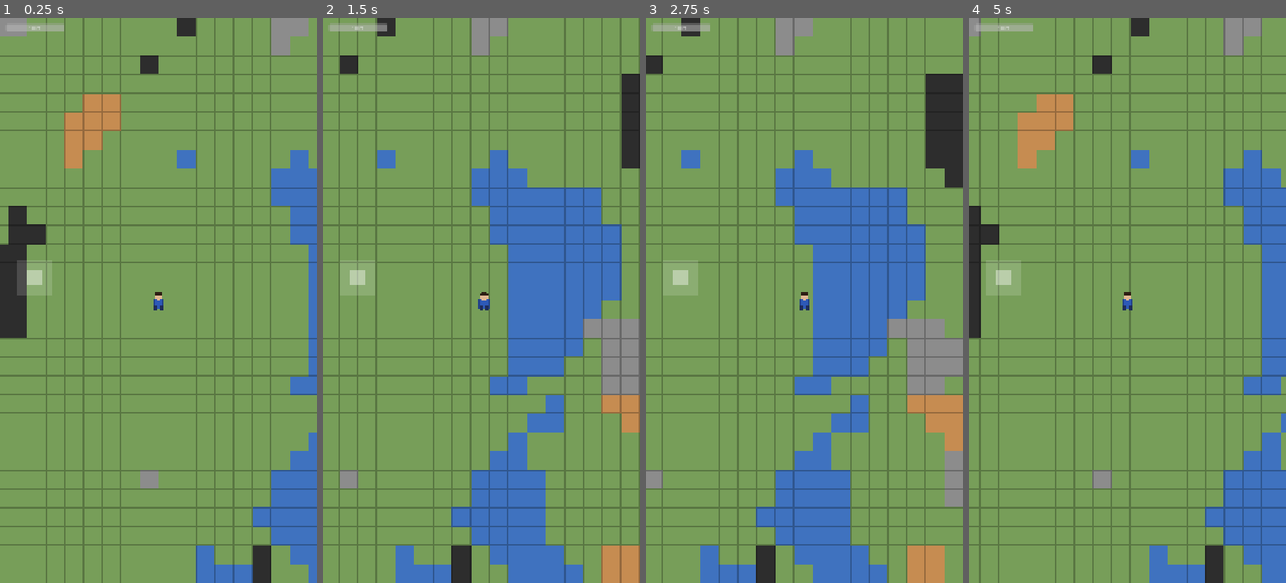
Above: before the commit, frames 1-4 (left to right).
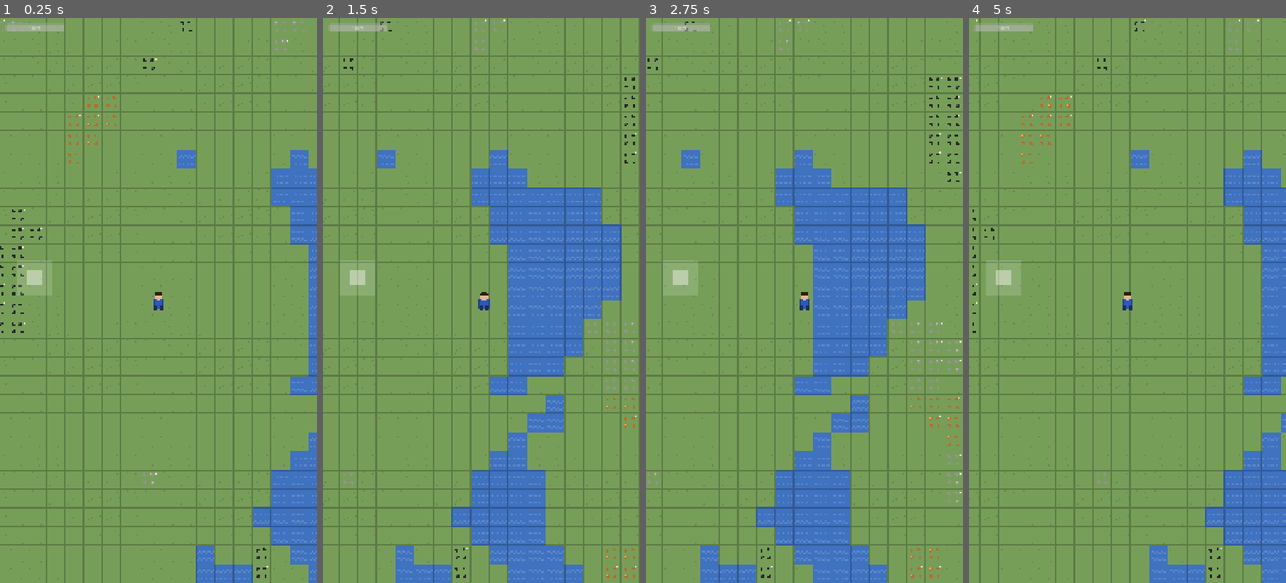
Above: after the commit, the same moments.

Repository: p-scott-0/ironveil
Game: Godot game, scene res://scenes/world/World.tscn
Same seed, same stepped clock (60 frames per second), same inputs: the game is played once before the commit and once after it.
Inputs (mouse positions are in pixels of both pictures, inside the frame that each line leads up to):
- Up to frame 1 (0.25 s): no input
- Up to frame 2 (1.5 s): tap Enter at 0.5 s; move the mouse to (551, 272) at 0.52 s; hold D (move_right) 0.53-1.25 s; click (551, 272) at 0.67 s; drag from (418, 328) to (465, 413) at 1.27 s
- Up to frame 3 (2.75 s): move the mouse to (836, 176) at 2.02 s; hold D (move_right) from 2.03 s (still down)
- Up to frame 4 (5 s): release D (move_right) at 2.75 s; drag from (1111, 413) to (1032, 215) at 2.77 s; tap Space at 3.5 s; move the mouse to (1222, 385) at 3.52 s; hold A (move_left) 3.53-4.25 s; drag from (1032, 215) to (1079, 159) at 4.27 s

The runs differ from the first frame. In frame 1, 5.7% of the frame differs, in the area x 0-100%, y 0-100%; in frame 2, 7.5%; in frame 3, 9.9%; in frame 4, 5.1%.

Commit message:
Resource tiles walkable, distinctive ore textures with nugget graphics

Diff:
--- a/scripts/world/TileTypes.gd
+++ b/scripts/world/TileTypes.gd
@@ -20,9 +20,9 @@
 const PASSABLE: Dictionary = {
 	Type.GROUND : true,
 	Type.WATER  : false,
-	Type.STONE  : false,
-	Type.IRON   : false,
-	Type.COAL   : false,
+	Type.STONE  : true,
+	Type.IRON   : true,
+	Type.COAL   : true,
 }
 
 # Hits per extraction cycle — higher = slower manual mining, same cost for automation
--- a/scripts/world/WorldGenerator.gd
+++ b/scripts/world/WorldGenerator.gd
@@ -40,7 +40,7 @@
 
 	for type in TileTypes.Type.values():
 		var source := TileSetAtlasSource.new()
-		source.texture = _make_color_texture(TileTypes.COLORS[type])
+		source.texture = _make_tile_texture(type)
 		source.texture_region_size = Vector2i(TILE_SIZE, TILE_SIZE)
 		source.create_tile(Vector2i(0, 0))
 
@@ -59,16 +59,83 @@
 
 	_tile_map.tile_set = ts
 
-func _make_color_texture(color: Color) -> ImageTexture:
-	var img    := Image.create(TILE_SIZE, TILE_SIZE, false, Image.FORMAT_RGBA8)
-	img.fill(color)
-	var border := color.darkened(0.25)
+# ── Tile textures ──────────────────────────────────────────────────────────────
+
+func _make_tile_texture(type: TileTypes.Type) -> ImageTexture:
+	var img := Image.create(TILE_SIZE, TILE_SIZE, false, Image.FORMAT_RGBA8)
+
+	match type:
+		TileTypes.Type.GROUND:
+			_draw_ground(img)
+		TileTypes.Type.WATER:
+			_draw_water(img)
+		TileTypes.Type.STONE:
+			_draw_ore(img, Color(0.47, 0.62, 0.35), Color(0.58, 0.58, 0.58),
+					  Color(0.72, 0.72, 0.72))
+		TileTypes.Type.IRON:
+			_draw_ore(img, Color(0.47, 0.62, 0.35), Color(0.72, 0.42, 0.18),
+					  Color(0.92, 0.65, 0.30))
+		TileTypes.Type.COAL:
+			_draw_ore(img, Color(0.47, 0.62, 0.35), Color(0.15, 0.15, 0.15),
+					  Color(0.35, 0.35, 0.38))
+
+	return ImageTexture.create_from_image(img)
+
+func _draw_ground(img: Image) -> void:
+	var base   := Color(0.47, 0.62, 0.35)
+	var detail := base.darkened(0.12)
+	img.fill(base)
+	# Subtle random-ish texture dots
+	for pos in [[4,7],[10,3],[18,12],[25,6],[8,20],[21,24],[14,17],[28,14],[6,26],[24,28]]:
+		img.set_pixel(pos[0], pos[1], detail)
+	_draw_border(img, base)
+
+func _draw_water(img: Image) -> void:
+	var base  := Color(0.25, 0.45, 0.75)
+	var light := base.lightened(0.15)
+	img.fill(base)
+	# Horizontal wave lines
+	for x in range(2, 30):
+		var y: int = 10 + (2 if x % 8 < 4 else 0)
+		img.set_pixel(x, y,     light)
+		img.set_pixel(x, y + 1, light)
+		var y2: int = 22 + (2 if x % 8 < 4 else 0)
+		img.set_pixel(x, y2,     light)
+		img.set_pixel(x, y2 + 1, light)
+	_draw_border(img, base)
+
+func _draw_ore(img: Image, ground: Color, ore_dark: Color, ore_light: Color) -> void:
+	img.fill(ground)
+	# Draw 4 ore nuggets at fixed positions for consistent look
+	var nuggets: Array = [
+		[6, 6], [18, 5], [7, 18], [20, 19]
+	]
+	for n in nuggets:
+		var ox: int = n[0]
+		var oy: int = n[1]
+		# 5×5 nugget with rounded corners and highlight
+		for dx in range(5):
+			for dy in range(5):
+				# Skip corners for rounded look
+				if (dx == 0 or dx == 4) and (dy == 0 or dy == 4):
+					continue
+				var c := ore_light if (dx == 1 and dy == 1) else ore_dark
+				img.set_pixel(ox + dx, oy + dy, c)
+	# Small pickaxe indicator: top-right corner (24,4) — three pixels
+	var icon := Color(1.0, 1.0, 0.85, 0.85)
+	img.set_pixel(25, 4, icon)
+	img.set_pixel(26, 5, icon)
+	img.set_pixel(27, 6, icon)
+	img.set_pixel(24, 5, icon)
+	_draw_border(img, ground)
+
+func _draw_border(img: Image, base: Color) -> void:
+	var border := base.darkened(0.22)
 	for i in TILE_SIZE:
 		img.set_pixel(i, 0,             border)
 		img.set_pixel(i, TILE_SIZE - 1, border)
 		img.set_pixel(0, i,             border)
 		img.set_pixel(TILE_SIZE - 1, i, border)
-	return ImageTexture.create_from_image(img)
 
 # ── Generation ─────────────────────────────────────────────────────────────────
 
Not shown, added: assets/icon.svg.import
